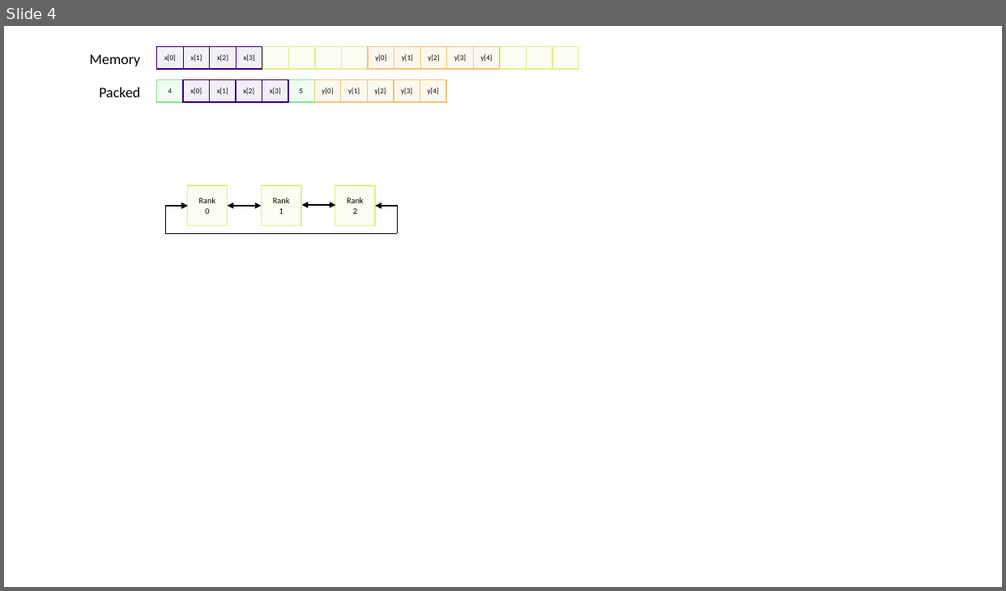
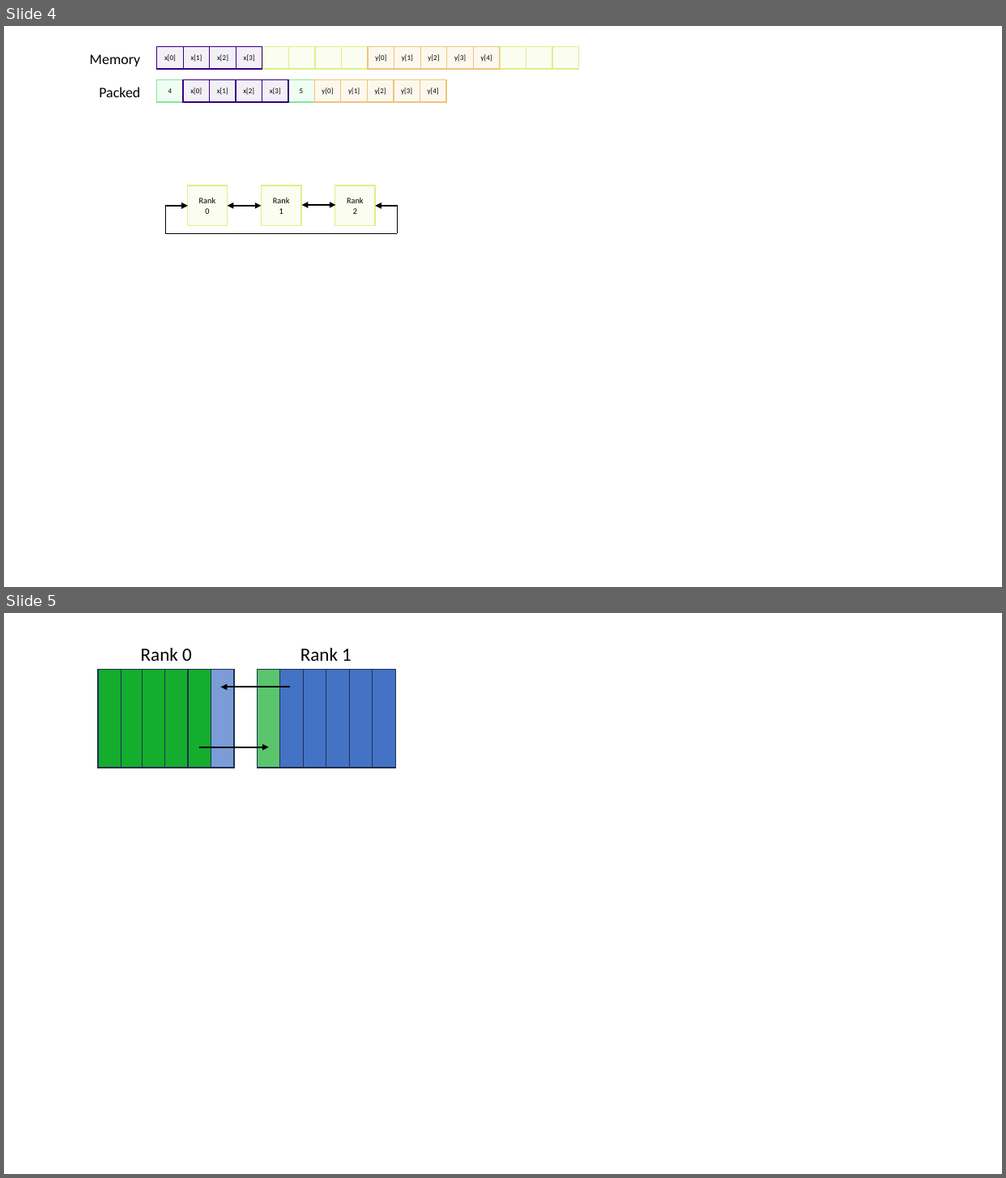
Before and after one commit to Southampton-RSG-Training/dirac-intro-to-mpi, a slide deck: files/communication_diagram.pptx. Shown one above the other, each under a label of ours: slide 4 before the commit, slides 4 and 5 after it. The pictures are 1006x591 and 1006x1178 pixels, drawn with LibreOffice and Linux fonts; fonts in the diff are those of the drawing. Boxes give left, top, right and bottom in pixels: in the first picture for what was removed or moved away, otherwise in the second. Text is boxed around its words. In the diff, an @@ line names an element or a change of style, - is before the commit and + after.

```diff
--- a/files/communication_diagram.pptx
+++ b/files/communication_diagram.pptx
@@ slide 5 added at <box>4,613,1002,1174</box>, background #FFFFFF @@
@@ text added at <box>141,648,192,661</box>, 18 pt, text #000000 @@
+Rank 0
@@ text added at <box>300,648,351,661</box>, 18 pt, text #000000 @@
+Rank 1
@@ rectangle added at <box>98,669,121,768</box>, fill #15AD2E, outline #1E3256 1 pt @@
@@ rectangle added at <box>119,669,143,768</box>, fill #15AD2E, outline #1E3256 1 pt @@
@@ rectangle added at <box>142,669,165,768</box>, fill #15AD2E, outline #1E3256 1 pt @@
@@ rectangle added at <box>165,669,188,768</box>, fill #15AD2E, outline #1E3256 1 pt @@
@@ rectangle added at <box>188,669,211,768</box>, fill #15AD2E, outline #1E3256 1 pt @@
@@ rectangle added at <box>211,669,234,768</box>, fill #4472C5 at 70% opacity, outline #1E3256 1 pt @@
@@ rectangle added at <box>257,669,280,768</box>, fill #15AD2E at 70% opacity, outline #1E3256 1 pt @@
@@ rectangle added at <box>280,669,304,768</box>, fill #4472C4, outline #1E3256 1 pt @@
@@ rectangle added at <box>304,669,326,768</box>, fill #4472C4, outline #1E3256 1 pt @@
@@ rectangle added at <box>326,669,350,768</box>, fill #4472C4, outline #1E3256 1 pt @@
@@ rectangle added at <box>349,669,373,768</box>, fill #4472C4, outline #1E3256 1 pt @@
@@ rectangle added at <box>373,669,395,768</box>, fill #4472C4, outline #1E3256 1 pt @@
@@ arrow added from (290, 687) to (221, 687), #000000 1.5 pt @@
@@ arrow added from (199, 747) to (269, 747), #000000 1.5 pt @@
```
Also in this commit, not shown: 1 slide removed, 2 other files.
